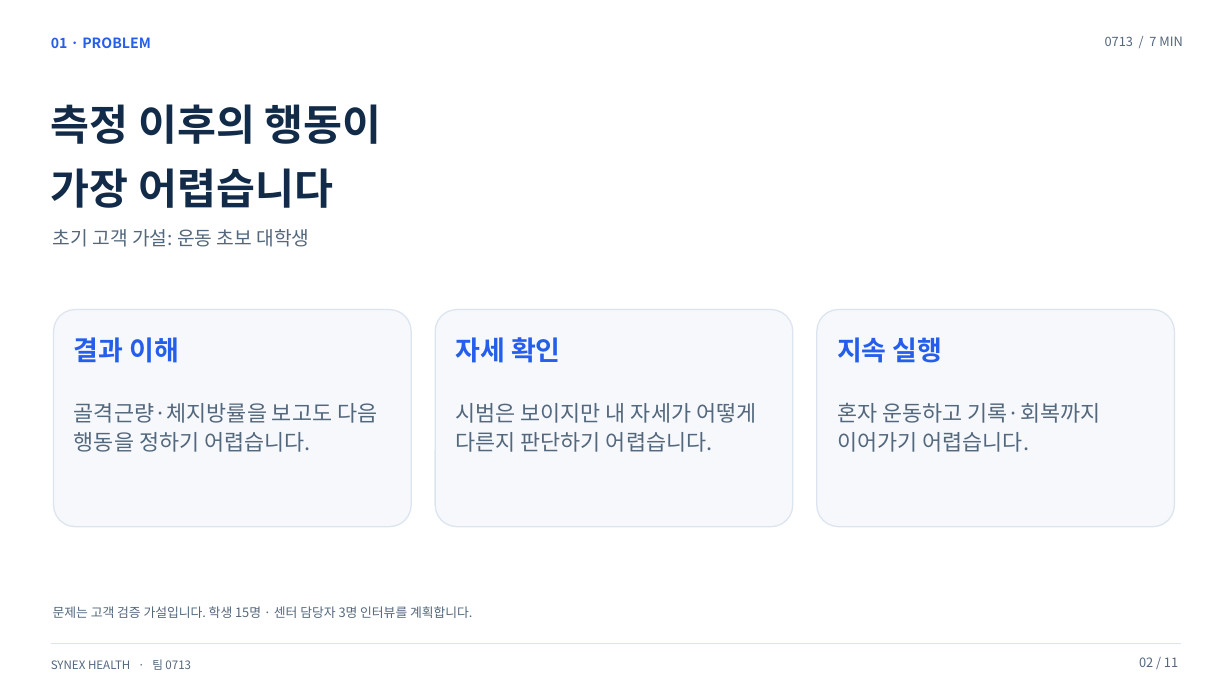
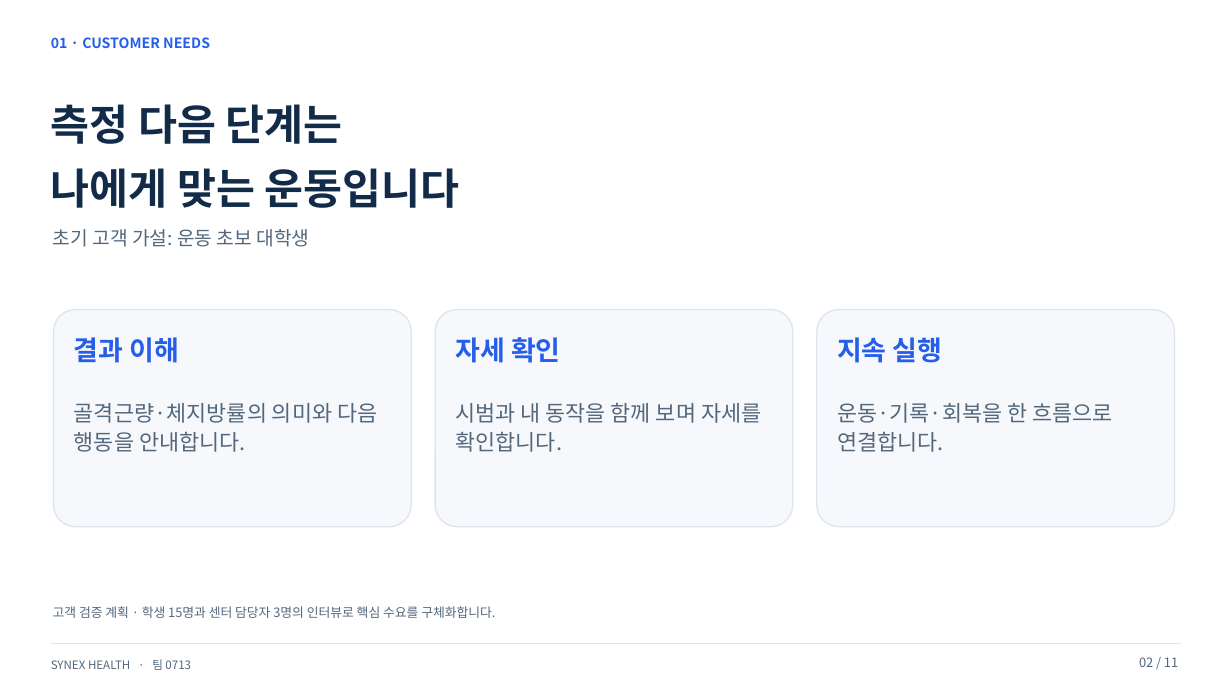
Before and after one commit to hundol047/Synex-Health, a slide deck: slide 2 of docs/pitch-0713/files/Synex_0713_7min.pptx. Drawn at 1232x693 pixels with LibreOffice and Linux fonts; fonts in the diff are those of the drawing. Boxes give left, top, right and bottom in pixels: in the first picture for what was removed or moved away, otherwise in the second. Text is boxed around its words. In the diff, an @@ line names an element or a change of style, - is before the commit and + after.

Commit message:
Polish presentation wording and remove duration badge

```diff
--- a/docs/pitch-0713/files/Synex_0713_7min.pptx
+++ b/docs/pitch-0713/files/Synex_0713_7min.pptx
@@ text at box(51, 37, 210, 48): text changed @@
-01 · PROBLEM
+01 · CUSTOMER NEEDS
@@ text removed at box(1105, 36, 1182, 46) @@
-0713 / 7 MIN
@@ text at box(51, 104, 460, 208): text changed @@
-측정 이후의 행동이
-가장 어렵습니다
+측정 다음 단계는
+나에게 맞는 운동입니다
@@ text at box(74, 403, 377, 452): text changed @@
-골격근량·체지방률을 보고도 다음 행동을 정하기 어렵습니다.
+골격근량·체지방률의 의미와 다음 행동을 안내합니다.
@@ text at box(455, 403, 761, 452): text changed @@
-시범은 보이지만 내 자세가 어떻게 다른지 판단하기 어렵습니다.
+시범과 내 동작을 함께 보며 자세를 확인합니다.
@@ text at box(837, 403, 1112, 452): text changed @@
-혼자 운동하고 기록·회복까지 이어가기 어렵습니다.
+운동·기록·회복을 한 흐름으로 연결합니다.
@@ text at box(53, 606, 495, 618): text changed @@
-문제는 고객 검증 가설입니다. 학생 15명 · 센터 담당자 3명 인터뷰를 계획합니다.
+고객 검증 계획 · 학생 15명과 센터 담당자 3명의 인터뷰로 핵심 수요를 구체화합니다.
```
Also in this commit, not shown: 10 other slides changed, 13 other files.
